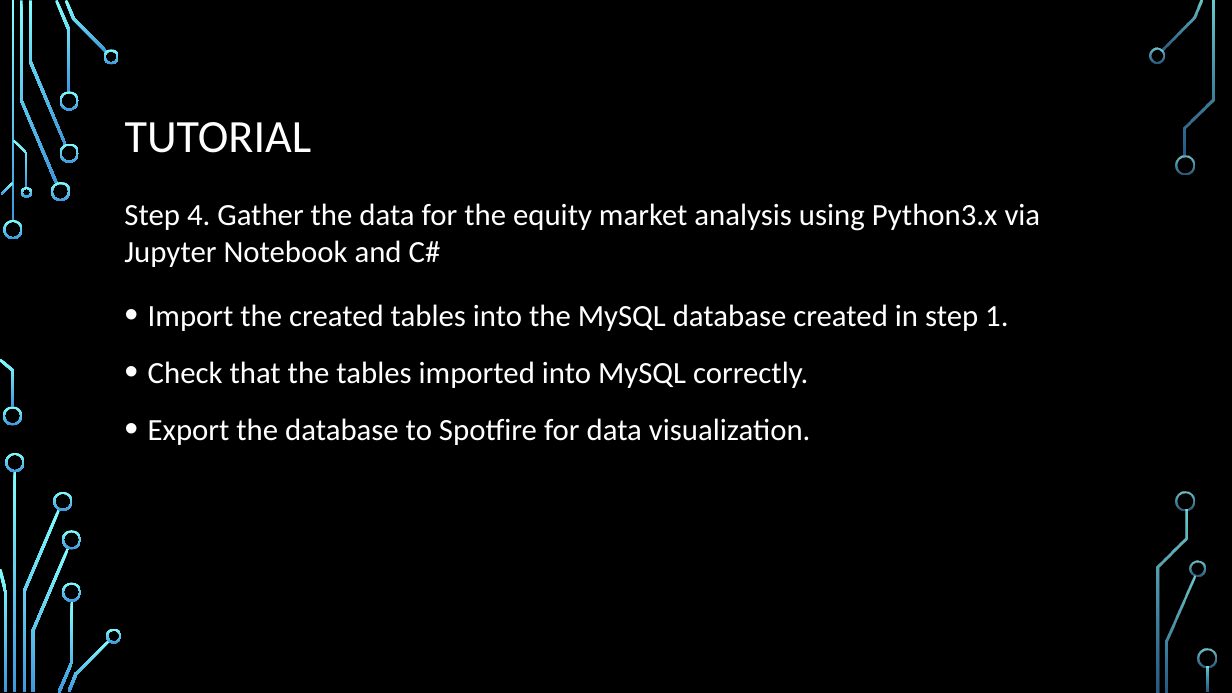
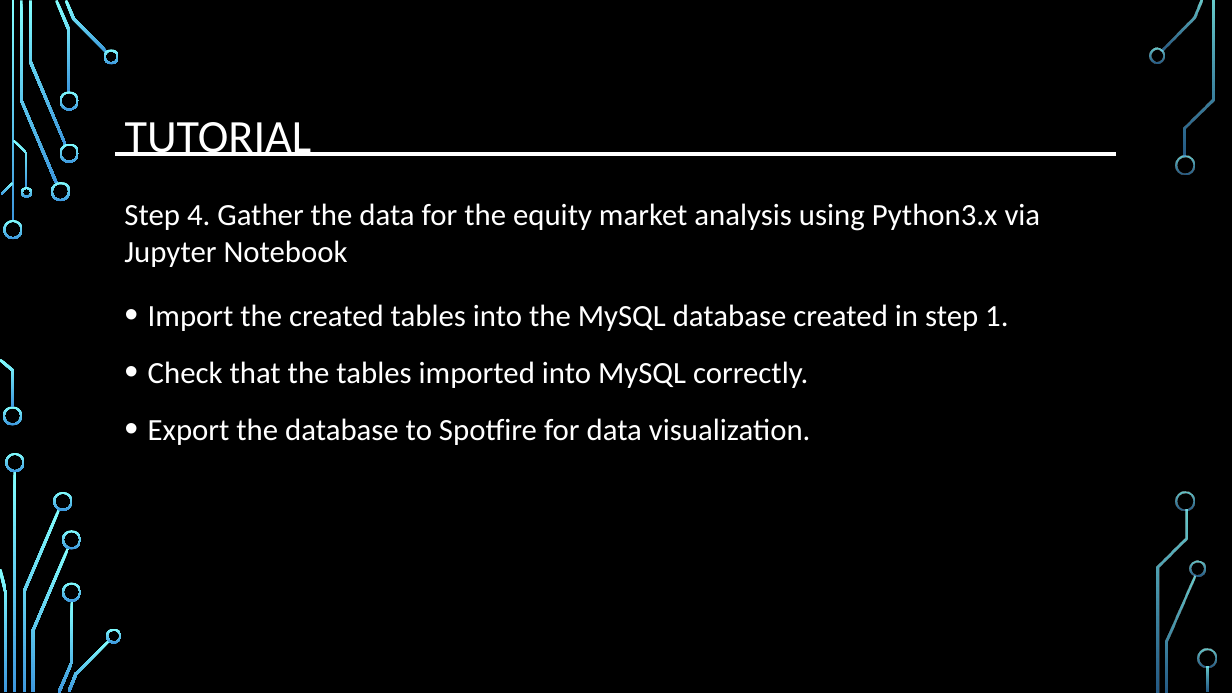
Before and after one commit to djserna/7330-Group-Project, a slide deck: slide 7 of Presentation/MSDS_7330_Group_Project_Presentation.pptx. Drawn at 1232x693 pixels with LibreOffice and Linux fonts; fonts in the diff are those of the drawing; background and template pictures are left out. Boxes give left, top, right and bottom in pixels: in the first picture for what was removed or moved away, otherwise in the second. Text is boxed around its words. In the diff, an @@ line names an element or a change of style, - is before the commit and + after.

```diff
--- a/Presentation/MSDS_7330_Group_Project_Presentation.pptx
+++ b/Presentation/MSDS_7330_Group_Project_Presentation.pptx
@@ line added from (116, 154) to (1116, 154), #FFFFFF 3 pt @@
@@ text at box(124, 203, 1041, 267): text changed @@
-Step 4. Gather the data for the equity market analysis using Python3.x via Jupyter Notebook and C#
+Step 4. Gather the data for the equity market analysis using Python3.x via Jupyter Notebook
```
Also in this commit, not shown: 12 other slides changed, 1 slide removed.
